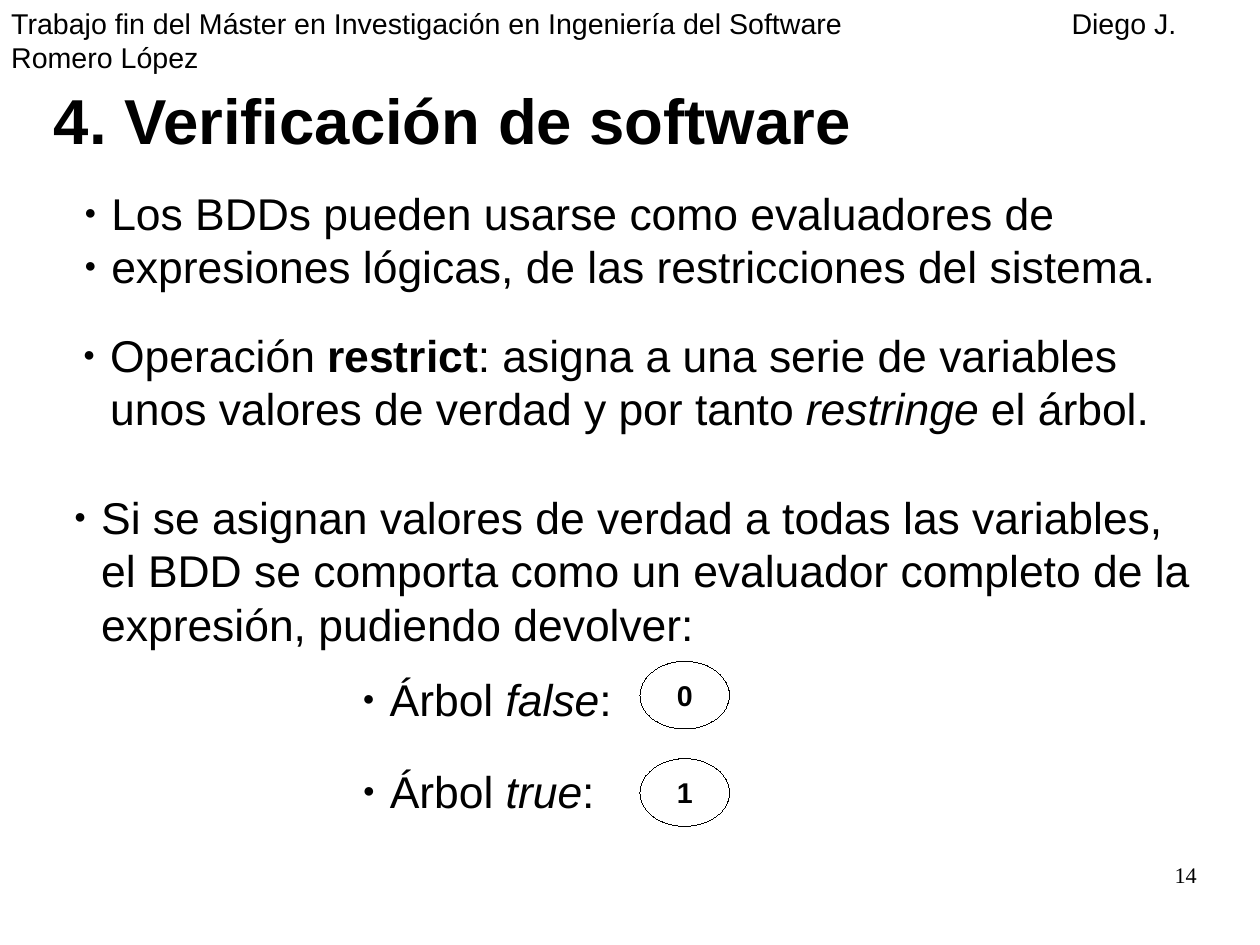
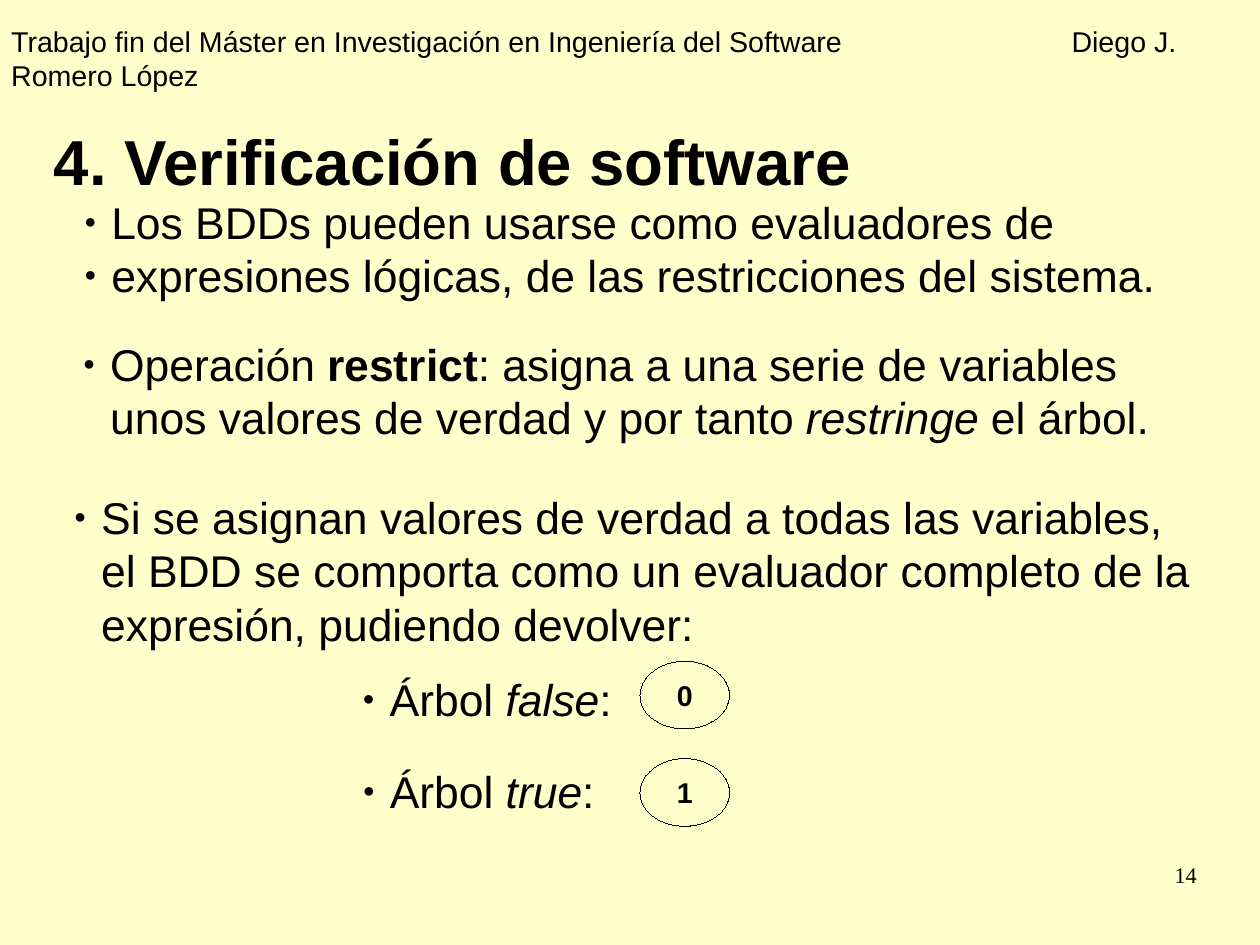
Before and after one commit to diegojromerolopez/djbdd, a slide deck: slide 14 of doc/presentacion.odp. Drawn at 1260x945 pixels with LibreOffice and Linux fonts; fonts in the diff are those of the drawing. Boxes give left, top, right and bottom in pixels: in the first picture for what was removed or moved away, otherwise in the second. Text is boxed around its words. In the diff, an @@ line names an element or a change of style, - is before the commit and + after.

```diff
--- a/doc/presentacion.odp
+++ b/doc/presentacion.odp
@@ background #FFFFFF to #FFFFCC @@
@@ text "Trabajo fin del Máster en ...": place and size @@
-text "Trabajo fin del Máster en ..." at [11, 13, 1176, 39]
+text "Trabajo fin del Máster en ..." at [11, 31, 1176, 57]
@@ text "4. Verificación de software": place and size @@
-text "4. Verificación de software" at [54, 97, 851, 145]
+text "4. Verificación de software" at [54, 138, 851, 186]
@@ text "Los BDDs pueden usarse como ...": place and size @@
-text "Los BDDs pueden usarse como ..." at [111, 197, 1155, 292]
+text "Los BDDs pueden usarse como ..." at [111, 206, 1155, 301]
@@ text "Operación restrict: asigna a una ...": place and size @@
-text "Operación restrict: asigna a una ..." at [110, 339, 1149, 435]
+text "Operación restrict: asigna a una ..." at [110, 348, 1149, 444]
```
Also in this commit, not shown: 23 other slides changed, 3 slides added, 2 slides removed, 1 other file.
